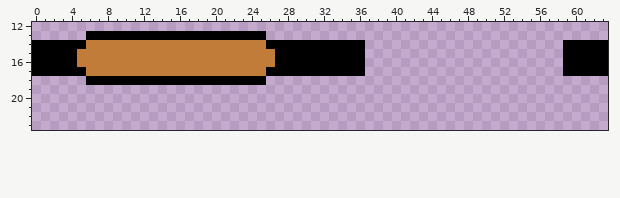
Pixel-art sprite, stored at xftl-game/res/tex/door.png. That is the earlier state.
The file is 64x32 pixels. Shown: x 0..63, y 12..23.
And afterwards:
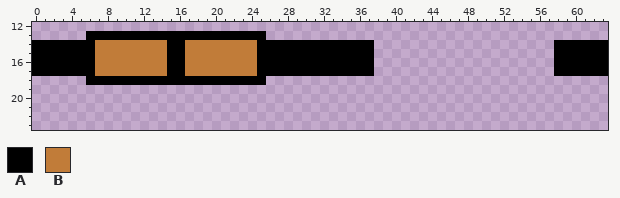
Palette (. is transparent): A #000000  B #c17c39
Message: 1) make door look better 2) disabled menu items will not fire listener method
From old to new:
@@ x 0..63 @@
 13 ......AAAAAAAAAAAAAAAAAAAA......................................
-14 AAAAAABBBBBBBBBBBBBBBBBBBBAAAAAAAAAAA......................AAAAA
-15 AAAAABBBBBBBBBBBBBBBBBBBBBBAAAAAAAAAA......................AAAAA
-16 AAAAABBBBBBBBBBBBBBBBBBBBBBAAAAAAAAAA......................AAAAA
-17 AAAAAABBBBBBBBBBBBBBBBBBBBAAAAAAAAAAA......................AAAAA
+14 AAAAAAABBBBBBBBAABBBBBBBBAAAAAAAAAAAAA....................AAAAAA
+15 AAAAAAABBBBBBBBAABBBBBBBBAAAAAAAAAAAAA....................AAAAAA
+16 AAAAAAABBBBBBBBAABBBBBBBBAAAAAAAAAAAAA....................AAAAAA
+17 AAAAAAABBBBBBBBAABBBBBBBBAAAAAAAAAAAAA....................AAAAAA
 18 ......AAAAAAAAAAAAAAAAAAAA......................................
Where, in picture pixels (left, top, right, bottom), the same in both pictures:
changed: (77, 40, 95, 76)
changed: (167, 40, 185, 76)
changed: (257, 40, 275, 76)
added: (365, 40, 374, 76)
added: (554, 40, 563, 76)
